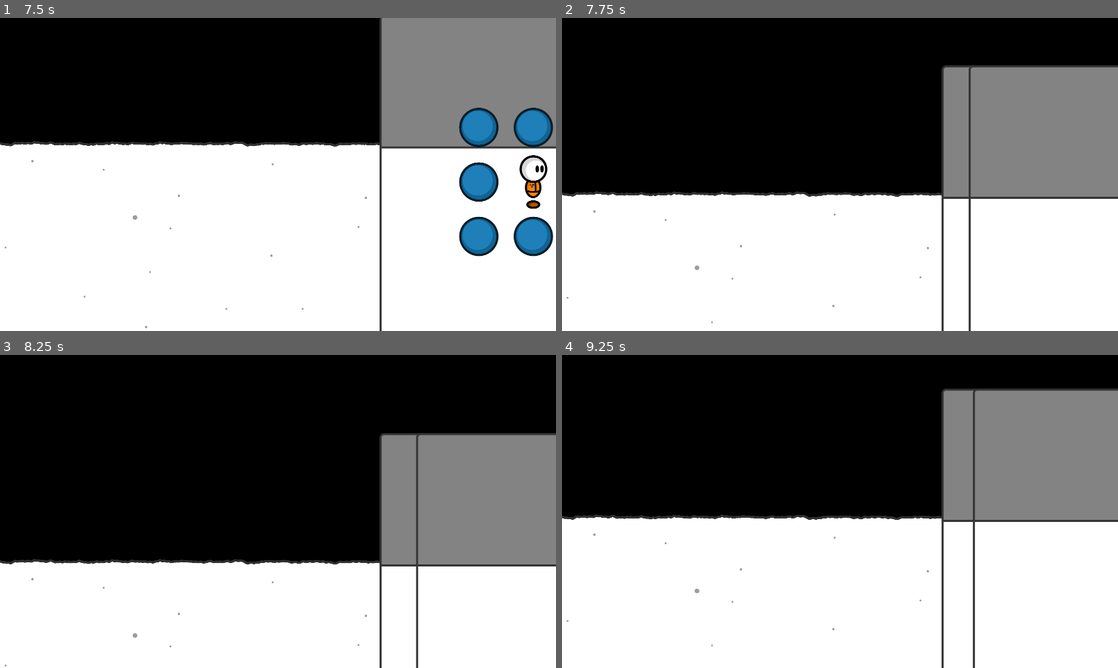
Above: before the commit, frames 1-4 (two rows, left to right).
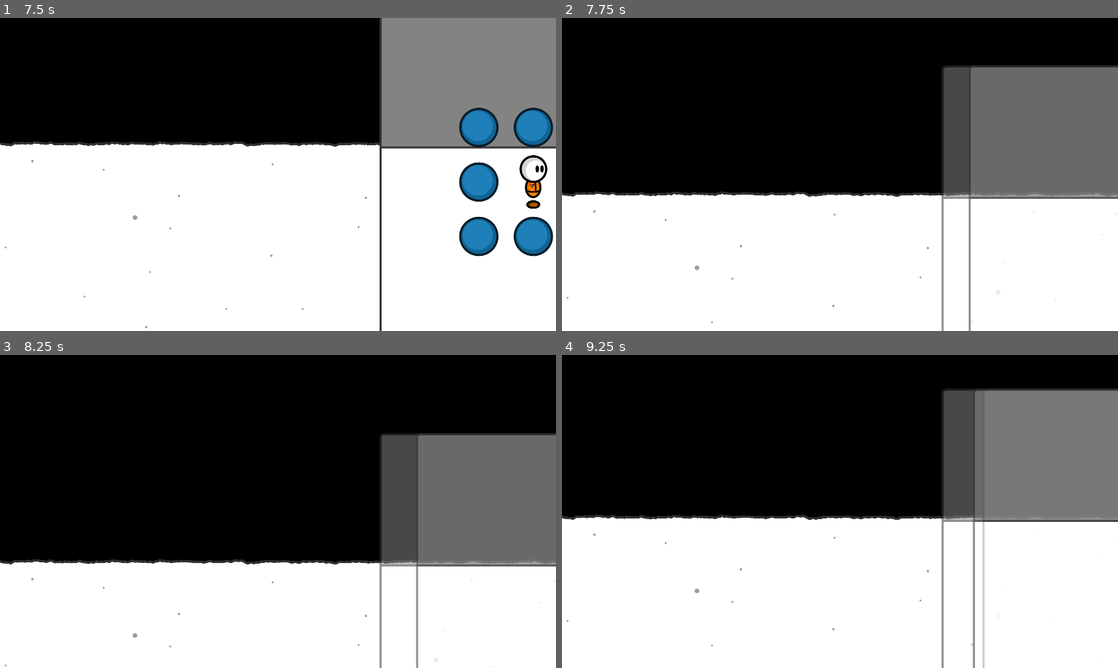
Above: after the commit, the same moments.

Repository: fupicat/szabandoned-0
Game: Godot game, scene res://Scenes/Places/House.tscn
Two runs of this game, one before a commit and one after it. Both use one fixed random seed, a clock stepped at 60 frames per second and the inputs below.
Inputs (mouse positions are in pixels of both pictures, inside the frame that each line leads up to):
- Up to frame 1 (7.5 s): click (439, 174) at 0.5 s; click (439, 121) at 1.25 s; click (494, 121) at 2 s; click (550, 121) at 2.75 s; click (550, 174) at 3.5 s; click (550, 227) at 4.25 s; click (494, 227) at 5 s; click (439, 227) at 5.75 s; tap Enter at 6.5 s; hold Right (right) 6.53-7.28 s; hold 1 (1) 6.53-7.28 s; tap X (action) at 6.8, 7.35 s; hold Down (down) from 7.28 s (still down)
- Up to frame 2 (7.75 s): keep holding Down (down); tap 1 (1) at 7.55 s
- Up to frame 3 (8.25 s): release Down (down) at 8.03 s; hold Right (right) from 8.03 s (still down); hold 1 (1) from 8.03 s (still down)
- Up to frame 4 (9.25 s): tap X (action) at 8.3, 8.85 s; release Right (right) at 8.78 s; release 1 (1) at 8.78 s; hold Up (up) from 8.78 s (still down); tap 1 (1) at 9.05 s

Frame 1 is identical in both runs. In frame 2, 13% of the frame differs, in the area x 68-100%, y 15-100%; in frame 3, 13%; in frame 4, 3.4%.

Commit message:
Go behind the room and it fades.

Diff:
--- a/Scenes/Placeables/SmallRoom.tscn
+++ b/Scenes/Placeables/SmallRoom.tscn
@@ -1,7 +1,8 @@
-[gd_scene load_steps=6 format=2]
+[gd_scene load_steps=7 format=2]
 
 [ext_resource path="res://Scenes/Places/Placeable.gd" type="Script" id=1]
 [ext_resource path="res://Art/Placeables/SmallRoom.png" type="Texture" id=2]
+[ext_resource path="res://Scripts/BehindDisappear.gd" type="Script" id=3]
 
 [sub_resource type="RectangleShape2D" id=1]
 extents = Vector2( 737.784, 64.2883 )
@@ -13,13 +14,14 @@
 extents = Vector2( 731.515, 554.104 )
 
 [node name="SmallRoom" type="StaticBody2D" groups=[
+"Interactable",
 "Room",
-"Interactable",
 ]]
 script = ExtResource( 1 )
 __meta__ = {
 "_edit_group_": true
 }
+interact = [ "move", "delete" ]
 
 [node name="Sprite" type="Sprite" parent="."]
 position = Vector2( 0, 205.326 )
@@ -33,6 +35,7 @@
 [node name="Wall" type="Area2D" parent="."]
 editor/display_folded = true
 position = Vector2( 0, -381.549 )
+script = ExtResource( 3 )
 
 [node name="WallCol" type="CollisionShape2D" parent="Wall"]
 shape = SubResource( 2 )
@@ -40,9 +43,12 @@
 [node name="Objects" type="Node2D" parent="Wall"]
 
 [node name="Interactive" type="Area2D" parent="."]
+editor/display_folded = true
 position = Vector2( -0.160816, 569.066 )
 
 [node name="Col" type="CollisionShape2D" parent="Interactive"]
 shape = SubResource( 3 )
+[connection signal="body_entered" from="Wall" to="Wall" method="_on_body_entered"]
+[connection signal="body_exited" from="Wall" to="Wall" method="_on_body_exited"]
 [connection signal="body_entered" from="Interactive" to="." method="_on_Interactive_body_entered"]
 [connection signal="body_exited" from="Interactive" to="." method="_on_Interactive_body_exited"]
--- a/Scenes/Places/Placeable.gd
+++ b/Scenes/Places/Placeable.gd
@@ -1,7 +1,7 @@
 extends StaticBody2D
 
 var move = false
-export var interact = ""
+export var interact = []
 var on_me = false
 
 func _ready():
--- /dev/null
+++ b/Scripts/BehindDisappear.gd
@@ -0,0 +1,12 @@
+extends Area2D
+
+var on_me = false
+
+func _on_body_entered(body):
+    var player = get_parent().get_parent().get_node("Player")
+    if body == player and player.z_index < get_parent().z_index:
+        get_parent().modulate = Color(1, 1, 1, 0.54902)
+
+func _on_body_exited(body):
+    if body == get_parent().get_parent().get_node("Player"):
+        get_parent().modulate = Color(1, 1, 1, 1)
Not shown: 2 places in Scenes/Places/House.tscn that only renumber resources
